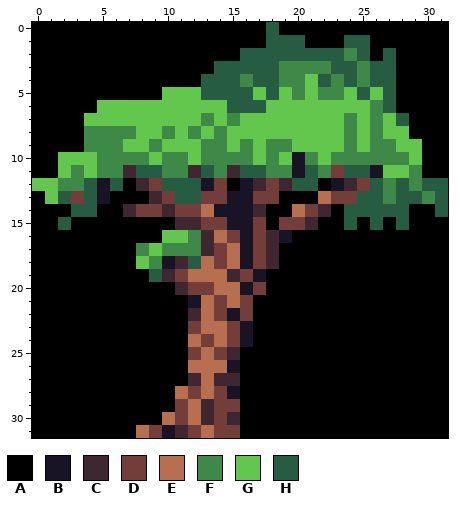
Pixel-art sprite -- minpx/build/res/temp.png. That is the earlier state.
The file is 32x32 pixels.
Palette (. is transparent): A #000000  B #181425  C #3e2731  D #733e39  E #b86f50  F #3e8948  G #63c74d  H #265c42
After:
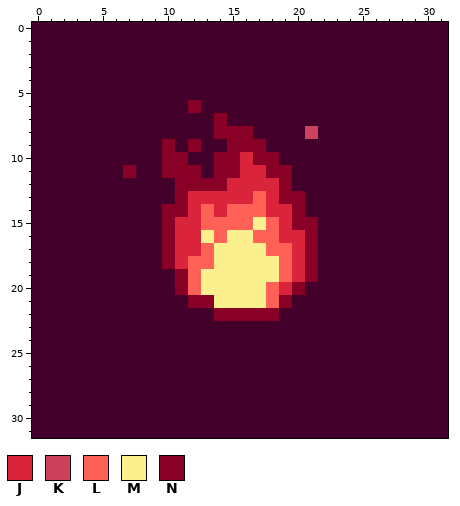
Colours new in this view: J #d9243c  K #cc425e  L #ff6157  M #fcef8d  N #890027
The exact change:
@@ palette @@
-A #000000
+A #43002a
@@ x 0..31 @@
- 0 AAAAAAAAAAAAAAAAAAHAAAAAAAAAAAAA
- 1 AAAAAAAAAAAAAAAAAAHHHAAAHHAAAAAA
- 2 AAAAAAAAAAAAAAAAHHHHHHHHFHAHAAAA
- 3 AAAAAAAAAAAAAAHHHHHFFFFHHFHHAAAA
- 4 AAAAAAAAAAAAAHHHFHHFFGHFHFHHAAAA
- 5 AAAAAAAAAAGGGHHHHGHGFGFFGHGHAAAA
- 6 AAAAAGGGGGGGGGGHHHGGGGGGGGFHAAAA
- 7 AAAAGGGGGGGGGFGFGGGGGGGGFGFGHAAA
- 8 AAAAFFFFGGFGFGFGGGGGGGGGFGFGGAAA
- 9 AAAAFFFGGFGGGFFGFGFFGGGGFGFFGGAA
-10 AAGGGFFFFGFFGFFFFGFGBFGFFFFFFGAA
-11 AAGFGFFCHHFFCHFCHHFFBHFDHHBGGFAA
-12 GGFFHBHACDHHHBDABCDCHHABCDHFHFHH
-13 AGHDHBAAACDHHDDBBDDAAAEDDHHFHHFH
-14 AAAHHAACDDCDDEBBBCAAEDCAHHHHHAAH
-15 AAHAAAAAAAACCDDBBDADDCAAHAHAHAAA
-16 AAAAAAAAAAGGFCEDBDCBAAAAAAAAAAAA
-17 AAAAAAAAFGFFFCDEBDCAAAAAAAAAAAAA
-18 AAAAAAAAGFBCHEDEBDCAAAAAAAAAAAAA
-19 AAAAAAAAAHCDEEECDBAAAAAAAAAAAAAA
-20 AAAAAAAAAAACDDEEBDAAAAAAAAAAAAAA
-21 AAAAAAAAAAAABEDEDAAAAAAAAAAAAAAA
-22 AAAAAAAAAAAACEDBDAAAAAAAAAAAAAAA
-23 AAAAAAAAAAAADEEDBAAAAAAAAAAAAAAA
-24 AAAAAAAAAAAAEDEDBAAAAAAAAAAAAAAA
-25 AAAAAAAAAAAADEDCAAAAAAAAAAAAAAAA
-26 AAAAAAAAAAAAEEEBAAAAAAAAAAAAAAAA
-27 AAAAAAAAAAAACECCAAAAAAAAAAAAAAAA
-28 AAAAAAAAAAAEDEDBAAAAAAAAAAAAAAAA
-29 AAAAAAAAAAADECDDAAAAAAAAAAAAAAAA
-30 AAAAAAAAAAEDECDCAAAAAAAAAAAAAAAA
-31 AAAAAAAAEDBCDEDDAAAAAAAAAAAAAAAA
+ 0 AAAAAAAAAAAAAAAAAAAAAAAAAAAAAAAA
+ 1 AAAAAAAAAAAAAAAAAAAAAAAAAAAAAAAA
+ 2 AAAAAAAAAAAAAAAAAAAAAAAAAAAAAAAA
+ 3 AAAAAAAAAAAAAAAAAAAAAAAAAAAAAAAA
+ 4 AAAAAAAAAAAAAAAAAAAAAAAAAAAAAAAA
+ 5 AAAAAAAAAAAAAAAAAAAAAAAAAAAAAAAA
+ 6 AAAAAAAAAAAANAAAAAAAAAAAAAAAAAAA
+ 7 AAAAAAAAAAAAAANAAAAAAAAAAAAAAAAA
+ 8 AAAAAAAAAAAAAANNNAAAAKAAAAAAAAAA
+ 9 AAAAAAAAAANANAANNNAAAAAAAAAAAAAA
+10 AAAAAAAAAANNAANNJNNAAAAAAAAAAAAA
+11 AAAAAAANAANNNANNJJNNAAAAAAAAAAAA
+12 AAAAAAAAAAANNNNJJJJNAAAAAAAAAAAA
+13 AAAAAAAAAAANJJJJJLJNNAAAAAAAAAAA
+14 AAAAAAAAAANNJLJLLLJJNAAAAAAAAAAA
+15 AAAAAAAAAANJJLLLLMLJNNAAAAAAAAAA
+16 AAAAAAAAAANJJMLMMLLJJNAAAAAAAAAA
+17 AAAAAAAAAANJJLMMMMLLJNAAAAAAAAAA
+18 AAAAAAAAAANJLLMMMMMLJNAAAAAAAAAA
+19 AAAAAAAAAAANLMMMMMMLJNAAAAAAAAAA
+20 AAAAAAAAAAANLMMMMMLJNAAAAAAAAAAA
+21 AAAAAAAAAAAANNMMMMLNAAAAAAAAAAAA
+22 AAAAAAAAAAAAAANNNNNAAAAAAAAAAAAA
+23 AAAAAAAAAAAAAAAAAAAAAAAAAAAAAAAA
+24 AAAAAAAAAAAAAAAAAAAAAAAAAAAAAAAA
+25 AAAAAAAAAAAAAAAAAAAAAAAAAAAAAAAA
+26 AAAAAAAAAAAAAAAAAAAAAAAAAAAAAAAA
+27 AAAAAAAAAAAAAAAAAAAAAAAAAAAAAAAA
+28 AAAAAAAAAAAAAAAAAAAAAAAAAAAAAAAA
+29 AAAAAAAAAAAAAAAAAAAAAAAAAAAAAAAA
+30 AAAAAAAAAAAAAAAAAAAAAAAAAAAAAAAA
+31 AAAAAAAAAAAAAAAAAAAAAAAAAAAAAAAA
